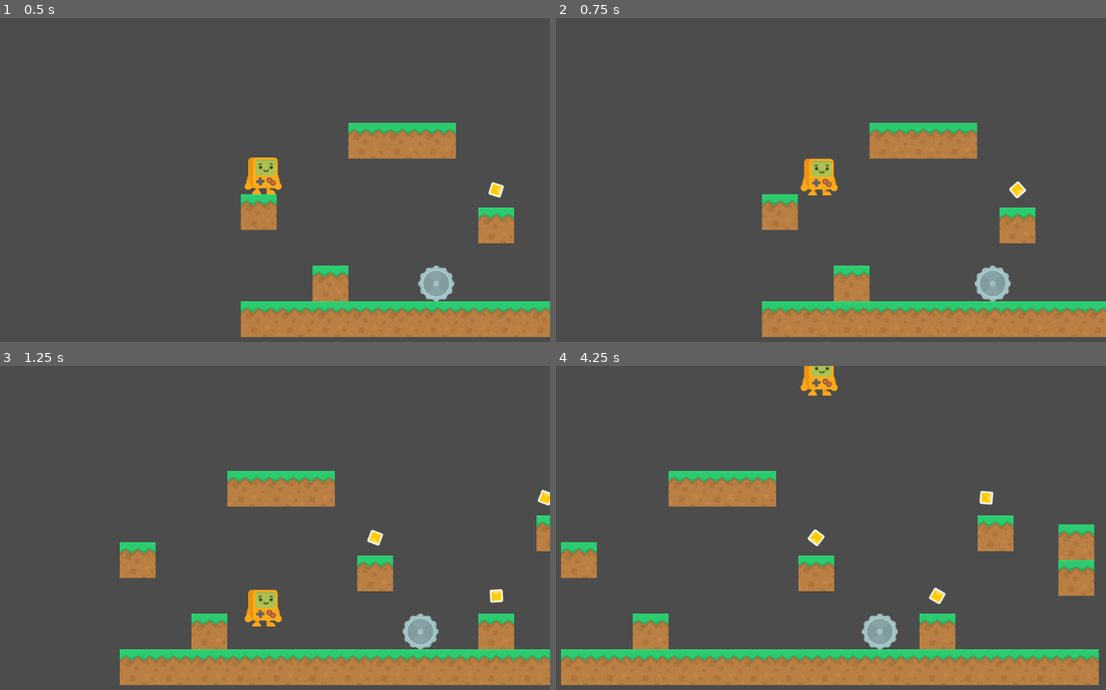
Above: before the commit, frames 1-4 (two rows, left to right).
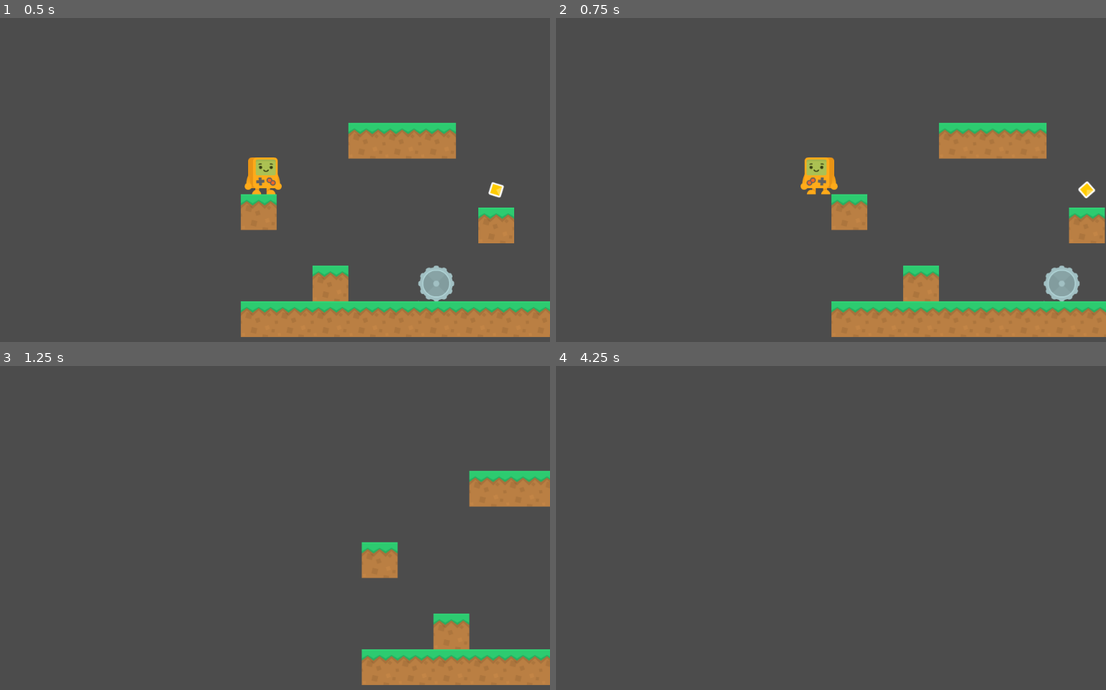
Above: after the commit, the same moments.

Repository: Oblivion-nara/Delve
Game: Godot game, scene res://MainScene.tscn
Same seed, same stepped clock (60 frames per second), same inputs: the game is played once before the commit and once after it.
Inputs:
- Up to frame 1 (0.5 s): no input
- Up to frame 2 (0.75 s): hold D (move_right) from 0.53 s (still down)
- Up to frame 3 (1.25 s): keep holding D (move_right); tap Space (jump) at 0.77 s
- Up to frame 4 (4.25 s): tap Space (jump) at 1.52, 3.02, 3.77 s; release D (move_right) at 2.03 s; hold A (move_left) 2.03-2.78 s; hold D (move_right) from 2.78 s (still down)

Frame 1 is identical in both runs. In frame 2, 11% of the frame differs, in the area x 37-100%, y 32-99%; in frame 3, 14%; in frame 4, 19%, in the area x 0-99%, y 0-99%.

Commit message:
stuff changed

Diff:
--- a/MainScene.tscn
+++ b/MainScene.tscn
@@ -11,7 +11,6 @@
 script = ExtResource( 6 )
 
 [node name="Player" parent="." instance=ExtResource( 1 )]
-
 position = Vector2( 40, 256 )
 
 [node name="Tile" parent="." instance=ExtResource( 2 )]
--- a/Player.gd
+++ b/Player.gd
@@ -37,9 +37,9 @@
 	var jump = Input.is_action_pressed("jump")
 	vel.x = 0
 	if left:
+		vel.x += speed*delta
+	if right:
 		vel.x -= speed*delta
-	if right:
-		vel.x += speed*delta
 
 	vel = move_and_slide(vel,Vector2.UP)
 
